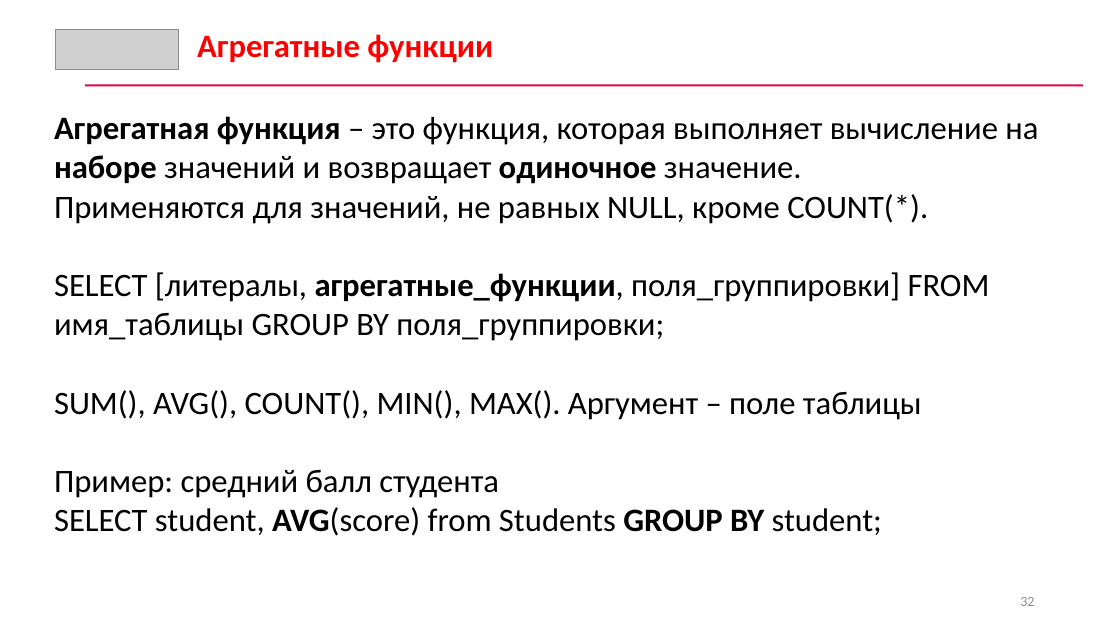
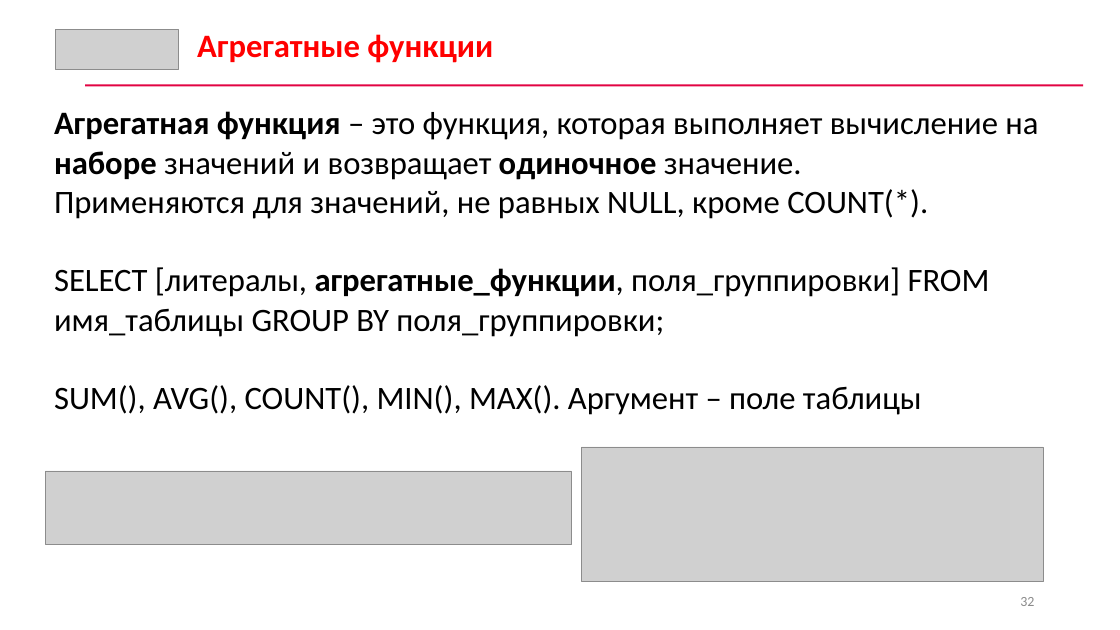
Before and after one commit to asinadskiy/data-analyze-for-cybersecurity, a slide deck: slide 32 of Лекции/3/Лекция 3 Методы хранения и анализа информации.pptx. Drawn at 1120x630 pixels with LibreOffice and Linux fonts; fonts in the diff are those of the drawing; grey boxes stand for pictures. Boxes give left, top, right and bottom in pixels: in the first picture for what was removed or moved away, otherwise in the second. Text is boxed around its words. In the diff, an @@ line names an element or a change of style, - is before the commit and + after.

Commit message:
Доработана презентация: добавлены примеры для GROUP BY, чуть изменён текст

```diff
--- a/Лекции/3/Лекция 3 Методы хранения и анализа информации.pptx
+++ b/Лекции/3/Лекция 3 Методы хранения и анализа информации.pptx
@@ picture added at bbox=[581, 447, 1043, 581] @@
@@ picture added at bbox=[45, 471, 571, 545] @@
@@ text at bbox=[54, 470, 882, 536]: paragraphs removed @@
-Пример: средний балл студента
-SELECT student, AVG(score) from Students GROUP BY student;
```
Also in this commit, not shown: 3 other slides changed.
